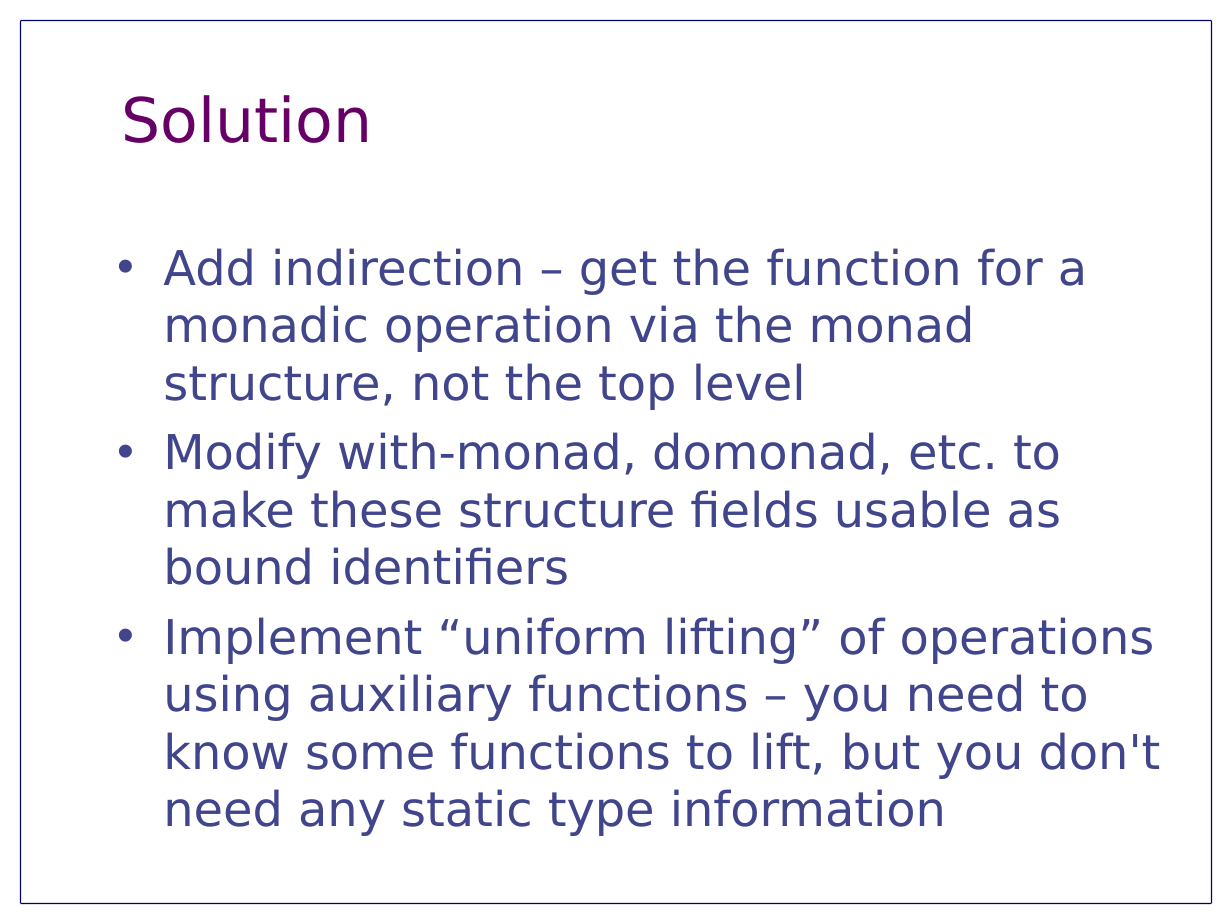
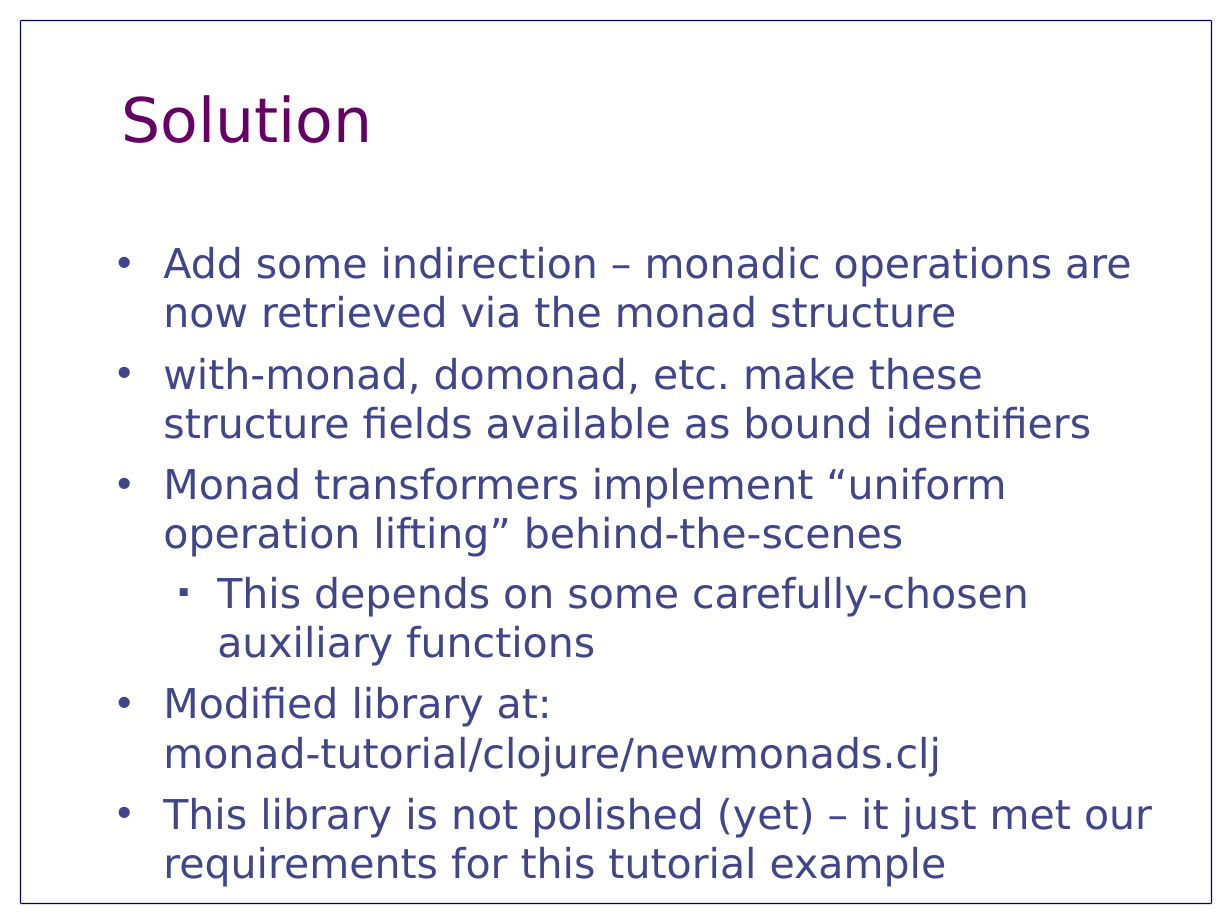
Before and after one commit to jnewbern/monad-tutorial, a slide deck: slide 4 of slides/NewMonads.odp. Drawn at 1232x924 pixels with LibreOffice and Linux fonts; fonts in the diff are those of the drawing. Boxes give left, top, right and bottom in pixels: in the first picture for what was removed or moved away, otherwise in the second. Text is boxed around its words. In the diff, an @@ line names an element or a change of style, - is before the commit and + after.

Commit message:
Polish tutorial slides a little more

```diff
--- a/slides/NewMonads.odp
+++ b/slides/NewMonads.odp
@@ text at (163, 246, 1152, 887): text changed; size 28 to 24 pt @@
-• Add indirection – get the function for a monadic operation via the monad structure, not the top level
-• Modify with-monad, domonad, etc. to make these structure fields usable as bound identifiers
-• Implement “uniform lifting” of operations using auxiliary functions – you need to know some functions to lift, but you don't need any static type information
+• Add some indirection – monadic operations are now retrieved via the monad structure
+• with-monad, domonad, etc. make these structure fields available as bound identifiers
+• Monad transformers implement “uniform operation lifting” behind-the-scenes
+  ■ This depends on some carefully-chosen auxiliary functions
+• Modified library at:
+  monad-tutorial/clojure/newmonads.clj
+• This library is not polished (yet) – it just met our requirements for this tutorial example
```
Also in this commit, not shown: 3 other slides changed, 1 slide added, 1 slide removed, 3 other files.
